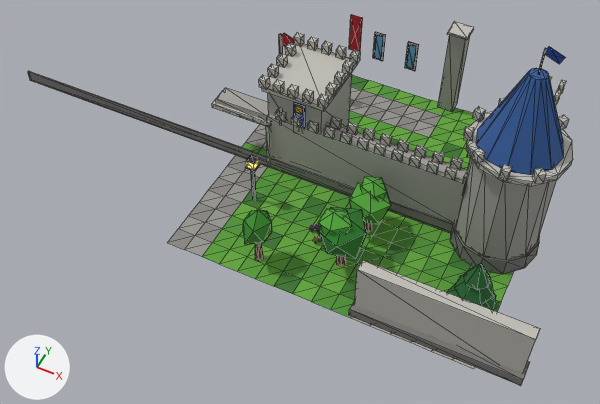
An edit to the glTF model assets/models/town/chunk_2_1.glb, drawn before and after from the same camera.
Both versions are drawn from a 50 mm lens placed at (49.7, -52.5, 32.4), pointed at (37.3, -27.8, 1.4). Lighting does not change. The marker at lower left points along +X, +Y and +Z. The older version comes first. Mesh edges are drawn as thin lines. Vertices at exactly the same position are counted once.

The older version as bpy lines, for what is in view:
```python
me_chunk_2_1 = bpy.data.meshes.new('chunk_2_1')
me_chunk_2_1.from_pydata(...)  # 1710 vertices, 2732 faces; spans x 17.9..50.1, y -32.0..-15.4, z -0.1..12.0
me_chunk_2_1.materials.append(mat_grass_b)
me_chunk_2_1.materials.append(mat_grass_c)
me_chunk_2_1.materials.append(mat_grass_a)
me_chunk_2_1.materials.append(mat_grass_dark)
me_chunk_2_1.materials.append(mat_floor_b)
me_chunk_2_1.materials.append(mat_floor_a)
me_chunk_2_1.materials.append(mat_cobble_b)
me_chunk_2_1.materials.append(mat_cobble_a)
me_chunk_2_1.materials.append(mat_wood_dark)
me_chunk_2_1.materials.append(mat_stone)
me_chunk_2_1.materials.append(mat_stone_light)
me_chunk_2_1.materials.append(mat_stone_dark)
me_chunk_2_1.materials.append(mat_iron)
me_chunk_2_1.materials.append(mat_roof_blue)
me_chunk_2_1.materials.append(mat_banner_blue)
me_chunk_2_1.materials.append(mat_gold)
me_chunk_2_1.materials.append(mat_timber)
me_chunk_2_1.materials.append(mat_glass)
me_chunk_2_1.materials.append(mat_banner_red)
me_chunk_2_1.materials.append(mat_glow)
me_chunk_2_1.materials.append(mat_cloth_white)
me_chunk_2_1.materials.append(mat_cloth_red)
me_chunk_2_1.materials.append(mat_flower_y)
me_chunk_2_1.materials.append(mat_leaf_b)
me_chunk_2_1.materials.append(mat_flower_w)
me_chunk_2_1.materials.append(mat_flower_p)
me_chunk_2_1.materials.append(mat_hedge)
me_chunk_2_1.materials.append(mat_trunk)
me_chunk_2_1.materials.append(mat_leaf_c)
me_chunk_2_1.materials.append(mat_leaf_a)
me_chunk_2_1.materials.append(mat_leaf_pine)
ob_chunk_2_1 = bpy.data.objects.new('chunk_2_1', me_chunk_2_1)
ob_chunk_2_1.location = (0.0, 0.0, 0.0)
```
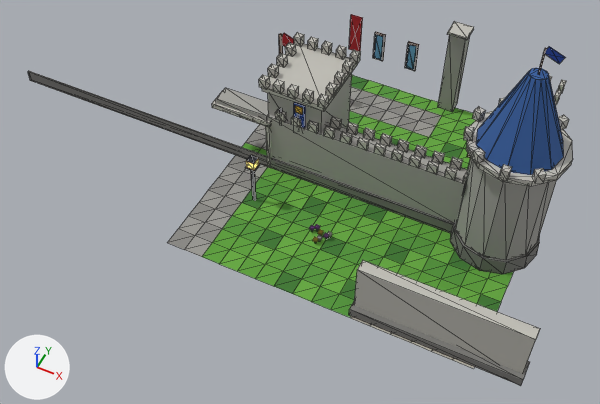
Edits to the bpy script that builds the scene:
```text
Change me_chunk_2_1:
    used by ob_chunk_2_1; location = (0.0, 0.0, 0.0)
    remove me_chunk_2_1.from_pydata(...)  # 1710 vertices, 2732 faces; spans x 17.9..50.1, y -32.0..-15.4, z -0.1..12.0
    add me_chunk_2_1.from_pydata(...)  # 1578 vertices, 2516 faces; spans x 17.9..50.1, y -32.0..-15.4, z -0.1..12.0
    me_chunk_2_1 part 1: 12 loose pieces with 132 vertices, spanning x 35.7..47.9, y -31.6..-25.6, z 0.0..3.7, are deleted
    remove me_chunk_2_1.materials.append(mat_trunk)
    remove me_chunk_2_1.materials.append(mat_leaf_c)
    remove me_chunk_2_1.materials.append(mat_leaf_a)
    remove me_chunk_2_1.materials.append(mat_leaf_pine)
```

Where the change shows, as pixel boxes (x1, y1, x2, y2) in the pictures (600 x 404 px):
part 1 of me_chunk_2_1, deleted (green)
    before: (243, 177, 496, 311)
